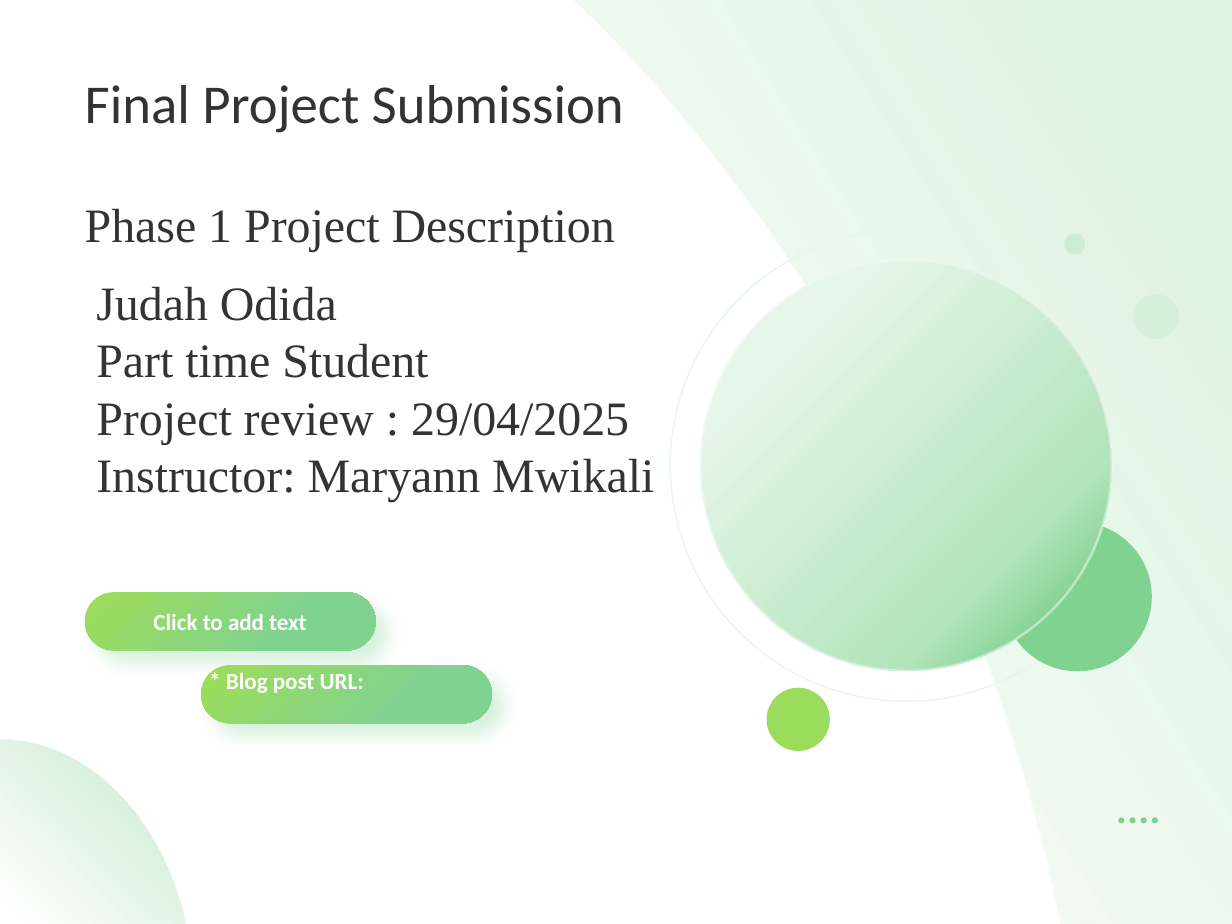
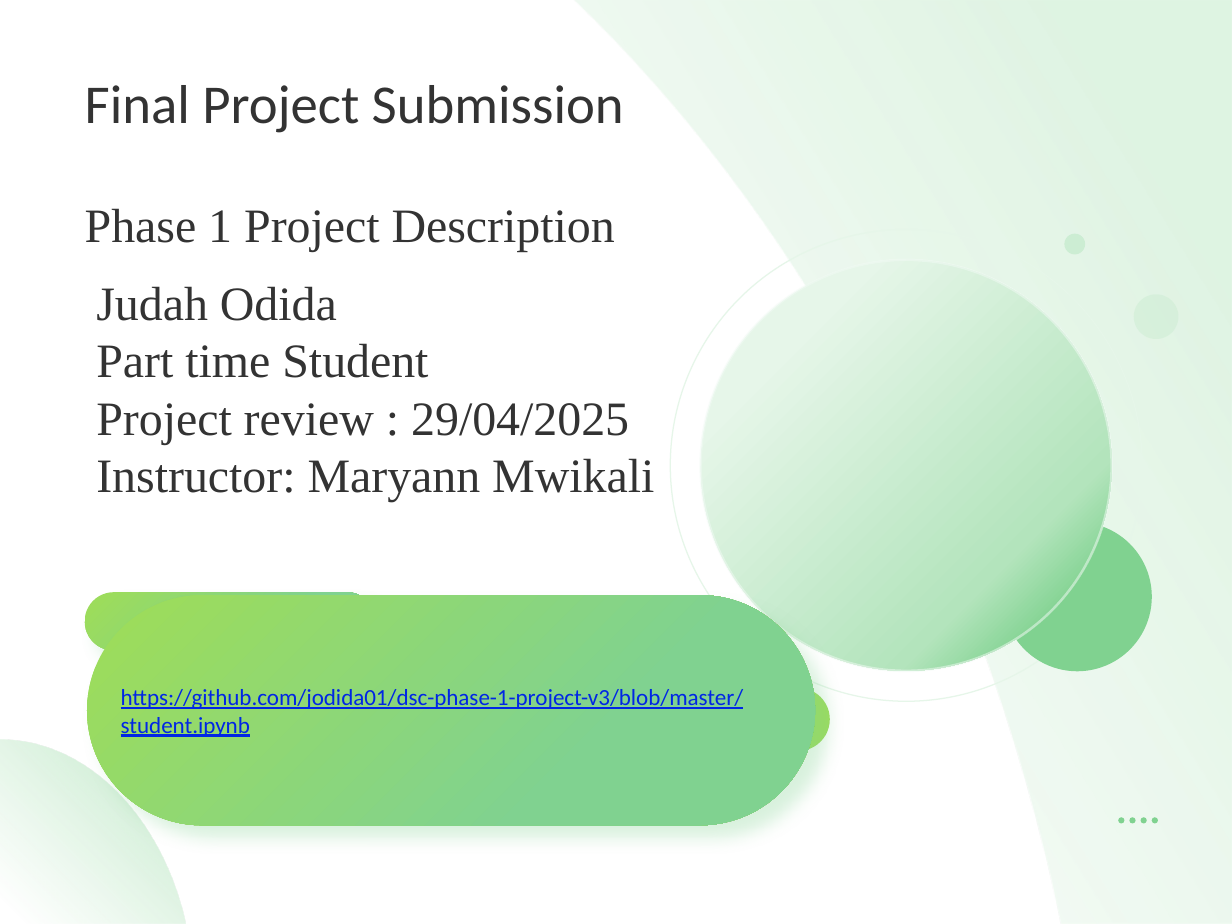
Before and after one commit to jodida01/dsc-phase-1-project-v3, a slide deck: slide 1 of Powerpint_presentation.pptx. Drawn at 1232x924 pixels with LibreOffice and Linux fonts; fonts in the diff are those of the drawing; background and template pictures are left out. Boxes give left, top, right and bottom in pixels: in the first picture for what was removed or moved away, otherwise in the second. Text is boxed around its words. In the diff, an @@ line names an element or a change of style, - is before the commit and + after.

Commit message:
attaching my slides that can opened by github.com

```diff
--- a/Powerpint_presentation.pptx
+++ b/Powerpint_presentation.pptx
@@ text "https://github.com/jodida01/dsc-phase-1-project-v3/blob/mast ...": place and size @@
-text "https://github.com/jodida01/dsc-phase-1-project-v3/blob/mast ..." at (201, 665, 492, 723)
+text "https://github.com/jodida01/dsc-phase-1-project-v3/blob/mast ..." at (87, 595, 816, 825)
@@ text at (121, 686, 744, 737): text changed; text colour #FFFFFF to #0026E5; bold off @@
-* Blog post URL:
+https://github.com/jodida01/dsc-phase-1-project-v3/blob/master/student.ipynb
```
Also in this commit, not shown: 3 other files.
